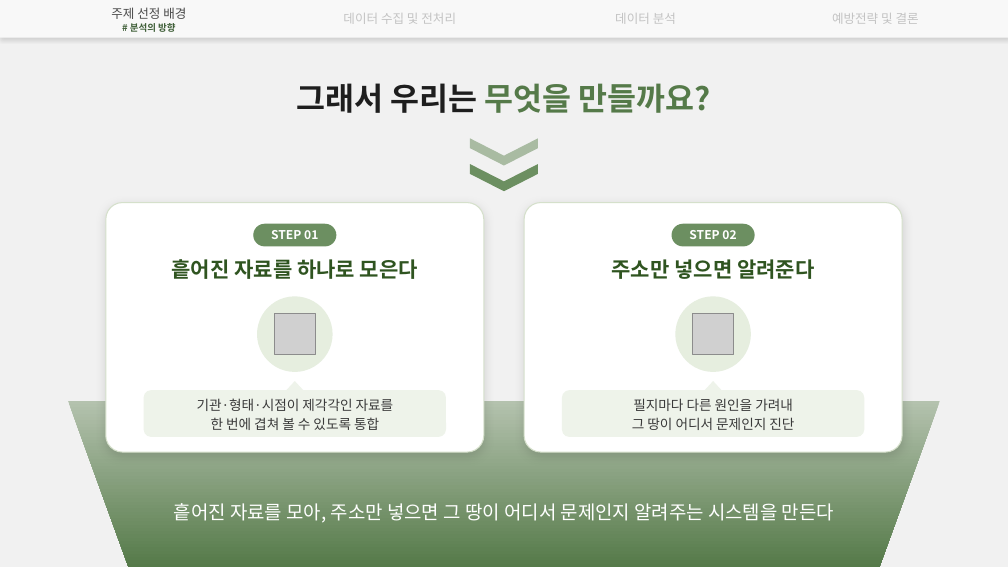
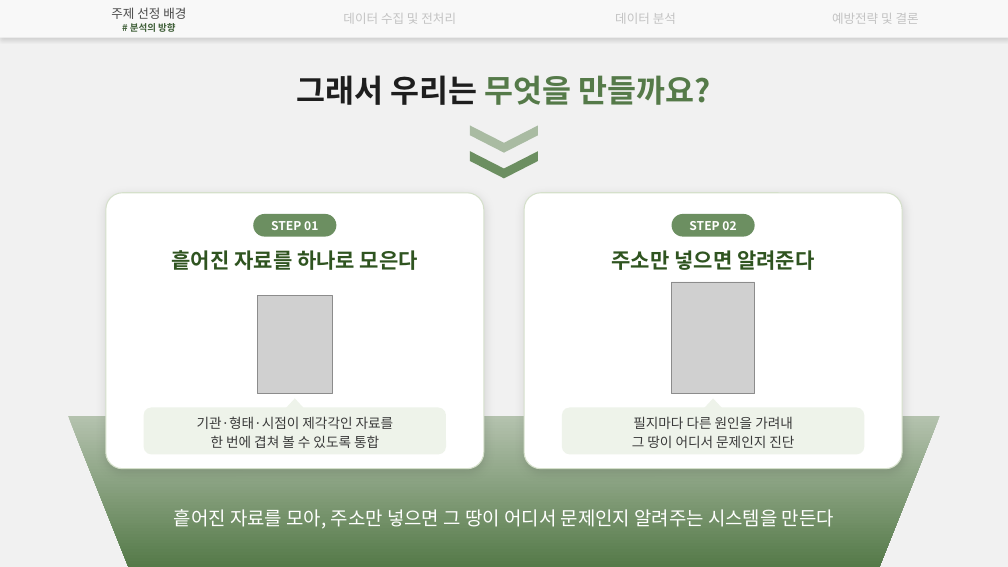
Before and after one commit to hanjune1121-afk/-, a slide deck: slide 2 of 토양유실_슬라이드/08-09_분석의_필요성.pptx. Drawn at 1008x567 pixels with LibreOffice and Linux fonts; fonts in the diff are those of the drawing; grey boxes stand for pictures. Boxes give left, top, right and bottom in pixels: in the first picture for what was removed or moved away, otherwise in the second. Text is boxed around its words. In the diff, an @@ line names an element or a change of style, - is before the commit and + after.

```diff
--- a/토양유실_슬라이드/08-09_분석의_필요성.pptx
+++ b/토양유실_슬라이드/08-09_분석의_필요성.pptx
@@ freeform shape: place and size @@
-freeform shape at bbox=[470, 164, 538, 191]
+freeform shape at bbox=[470, 151, 538, 178]
@@ rounded rectangle: place and size @@
-rounded rectangle at bbox=[106, 203, 484, 452]
+rounded rectangle at bbox=[106, 193, 484, 469]
@@ rounded rectangle at bbox=[106, 193, 484, 469]: proportions changed @@
@@ rounded rectangle at bbox=[524, 193, 902, 469]: proportions changed @@
@@ rounded rectangle: place and size @@
-rounded rectangle at bbox=[524, 203, 902, 452]
+rounded rectangle at bbox=[524, 193, 902, 469]
@@ 5 texts, 2 rounded rectangles, 1 freeform shape: place and size @@
-5 texts, 2 rounded rectangles, 1 freeform shape at bbox=[171, 83, 814, 279]
+5 texts, 2 rounded rectangles, 1 freeform shape at bbox=[171, 75, 814, 270]
@@ ellipse removed at bbox=[257, 296, 333, 372] @@
@@ picture added at bbox=[258, 296, 333, 394] @@
@@ picture added at bbox=[671, 282, 755, 394] @@
@@ ellipse removed at bbox=[675, 296, 751, 372] @@
@@ picture removed at bbox=[274, 314, 315, 355] @@
@@ picture removed at bbox=[693, 314, 734, 355] @@
@@ freeform shape: place and size @@
-freeform shape at bbox=[0, 401, 1008, 567]
+freeform shape at bbox=[0, 416, 1008, 567]
@@ 2 texts, 2 triangles, 2 rounded rectangles: place and size @@
-2 texts, 2 triangles, 2 rounded rectangles at bbox=[144, 381, 864, 437]
+2 texts, 2 triangles, 2 rounded rectangles at bbox=[144, 399, 864, 454]
@@ text "흩어진 자료를 모아, 주소만 넣으면 ...": place and size @@
-text "흩어진 자료를 모아, 주소만 넣으면 ..." at bbox=[174, 503, 834, 522]
+text "흩어진 자료를 모아, 주소만 넣으면 ..." at bbox=[174, 509, 834, 528]
```
Also in this commit, not shown: 1 other file.
